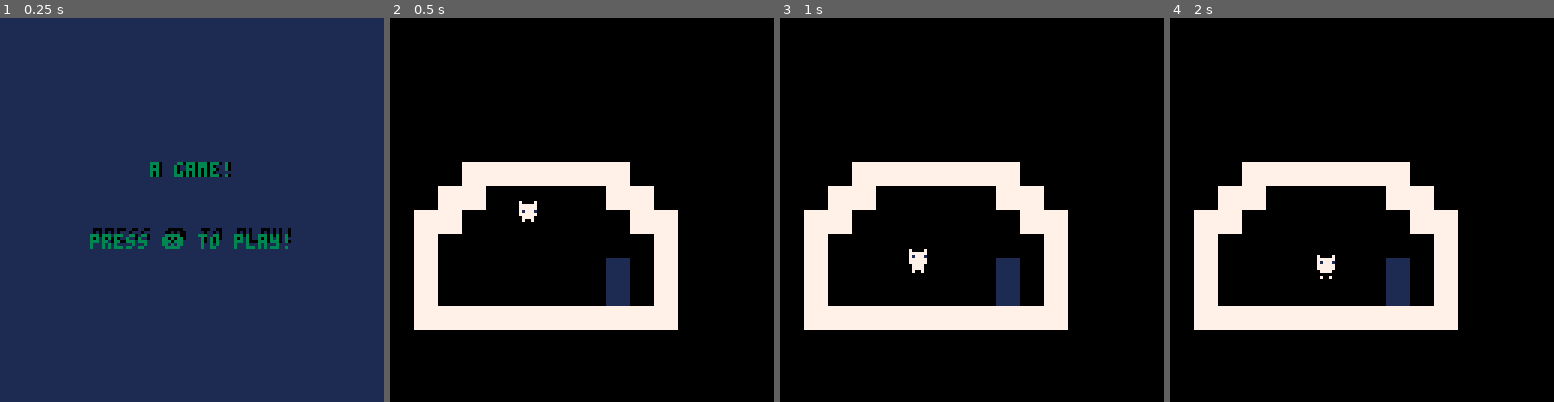
Above: before the commit, frames 1-4 (left to right).
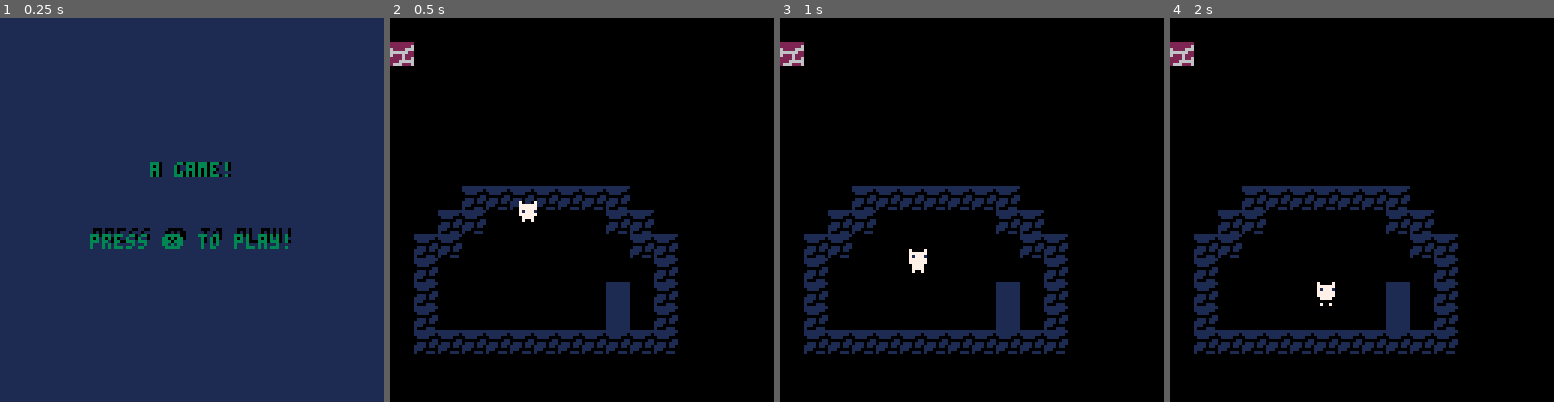
Above: after the commit, the same moments.

Repository: aadhyap/GBJam14
Game: PICO-8 cartridge platformer-game.p8
Same seed, same stepped clock (60 frames per second), same inputs: the game is played once before the commit and once after it.
Inputs:
- Up to frame 1 (0.25 s): no input
- Up to frame 2 (0.5 s): tap X (X key) at 0.33 s
- Up to frame 3 (1 s): tap O (Z key) at 0.7 s
- Up to frame 4 (2 s): tap X (X key) at 1.07, 1.85 s; hold Right from 1.6 s (still down); tap O (Z key) at 1.7 s

Frame 1 is identical in both runs. In frame 2, 18% of the frame differs, in the area x 0-75%, y 6-88%; in frame 3, 18%; in frame 4, 19%.

Commit message:
added map data

Diff:
--- a/platformer-game.p8
+++ b/platformer-game.p8
@@ -102,6 +103,20 @@
 	camera(cx,cy)
 	map(map_x,map_y)
 	draw_player()
+	if btnp(❎) then
+		if black ==true then
+		sfx(6)
+			cls(7)
+			black = false
+		else
+			cls(0)
+		end
+	end
+	import_data()
+…(4 lines of a section not shown)…
 	if mode=="levelover" then
 -- draw_levelover() - dont need
 	end
@@ -140,6 +155,7 @@
 	}
 	frame=1
 	gravity = 1.3
+	black = true
 end
 
 function update_player()
@@ -317,6 +335,13 @@
 		mget(x/8, y/8),1
 	)
 end
+
+
+
+--todo:
+--every level:
+-----keep track of cant see ones
+-----keep track of all tiles
 -->8
 --splash screen
 
@@ -347,6 +372,73 @@
  end
 
 end
+-->8
+--level data
+
+llevels = {
+
+-- 16 tokens
+{ "1010101010101010",
+		"1010101010101010",
+		"1010101010101010",
+		"1010101010101010",
+		"1010101010101010",
+		"1010101010101010",
+		"1010101010101010",
+		"1010101010101010",
+		"1010101010101010",
+		"1010101010101010",
+		"1010101010101010",
+		"1010101010101010",
+		"1010101010101010",
+		"1010101010101010",
+		"1010101010101010",
+		"1010101010101010"
+},
+
+-- 1 token
+{
+"1010101010101010#1010101010101010#1010101010101010#1010101010101010#1010101010101010#1010101010101010#1010101010101010#1010101010101010#1010101010101010#1010101010101010#1010101010101010#1010101010101010#1010101010101010#1010101010101010#1010101010101010#1010101010101010"
+}
+
+
+
+}
+-->8
+-- export data (menu option)
+function export_data()
+	local tworld = ""
+ map_size_x = 15
+ map_size_y = 15
+ j = 0
+
+ for i = 0, map_size_x-1 do
+ 	for j = 0, map_size_y-1 do
+ 		tworld = tworld..","..tostr(mget(i,j))
+ 	end
+ end
+
+ printh(tworld,"tmaplvl0.txt",1)
+
+end
+
+
+function import_data()
+	levels1 = "81,0,0,0,0,0,0,0,0,0,0,0,0,0,0,0,0,0,0,0,0,0,0,65,65,65,65,65,0,0,0,0,0,0,0,0,0,65,65,0,0,0,65,0,0,0,0,0,0,0,0,65,65,0,0,0,0,65,0,0,0,0,0,0,0,0,65,0,0,0,0,0,65,0,0,0,0,0,0,0,0,65,0,0,0,0,0,65,0,0,0,0,0,0,0,0,65,0,0,0,0,0,65,0,0,0,0,0,0,0,0,65,0,0,0,0,0,65,0,0,0,0,0,0,0,0,65,0,0,0,0,0,65,0,0,0,0,0,0,0,0,65,65,0,0,66,66,65,0,0,0,0,0,0,0,0,0,65,65,0,0,0,65,0,0,0,0,0,0,0,0,0,0,65,65,65,65,65,0,0,0,0,0,0,0,0,0,0,0,0,0,0,0,0,0,0,0,0,0,0,0,0,0,0,0,0,0,0,0,0,0,0,0,0,0,0,0,0,0,0,0,0,0,0,0"
+	level1 = split(levels1)
+	map_size_x = 15
+	map_size_y = 15
+	num = 0
+
+	for i = 0, map_size_x-1 do
+	 	for j = 0, map_size_y-1 do
+	 		mset(i,j,level1[num])
+	 		num += 1
+	 	end
+	end
+
+end
+
 __gfx__
 00000000000000000700007007000070000000000000000000000000070007000700070000000000000000000000000000000000000000000000000000000000
 00000000070000700777777007777770070000700700007000000000077777700777777000000000000000000000000000000000000000000000000000000000
@@ -380,22 +472,22 @@
 00000000077777700777777007777770077777700777777000000000000000000000000000000000000000000000000000000000000000000000000000000000
 00000000777777777777777707777770071777100077770000000000000000000000000000000000000000000000000000000000000000000000000000000000
 00000000771777177717771707177710007777000070070000000000000000000000000000000000000000000000000000000000000000000000000000000000
-00000000777777771111111122222222000000000000000000000000000000000000000000000000000000000000000000000000000000000000000000000000
-00000000777777771111111122222222000000000000000000000000000000000000000000000000000000000000000000000000000000000000000000000000
-00000000777777771111111122222222000000000000000000000000000000000000000000000000000000000000000000000000000000000000000000000000
-00000000777777771111111122222222000000000000000000000000000000000000000000000000000000000000000000000000000000000000000000000000
-00000000777777771111111122222222000000000000000000000000000000000000000000000000000000000000000000000000000000000000000000000000
-00000000777777771111111122222222000000000000000000000000000000000000000000000000000000000000000000000000000000000000000000000000
-00000000777777771111111122222222000000000000000000000000000000000000000000000000000000000000000000000000000000000000000000000000
-00000000777777771111111122222222000000000000000000000000000000000000000000000000000000000000000000000000000000000000000000000000
-00000000000000000000000000000000000000000000000000000000000000000000000000000000000000000000000000000000000000000000000000000000
-00000000000000000000000000000000000000000000000000000000000000000000000000000000000000000000000000000000000000000000000000000000
-00000000000000000000000000000000000000000000000000000000000000000000000000000000000000000000000000000000000000000000000000000000
-00000000000000000000000000000000000000000000000000000000000000000000000000000000000000000000000000000000000000000000000000000000
-00000000000000000000000000000000000000000000000000000000000000000000000000000000000000000000000000000000000000000000000000000000
-00000000000000000000000000000000000000000000000000000000000000000000000000000000000000000000000000000000000000000000000000000000
-00000000000000000000000000000000000000000000000000000000000000000000000000000000000000000000000000000000000000000000000000000000
-00000000000000000000000000000000000000000000000000000000000000000000000000000000000000000000000000000000000000000000000000000000
+00000000111111111111111122222222000000000000000000000000000000000000000000000000000000000000000000000000000000000000000000000000
+00000000111111101111111122222222000000000000000000000000000000000000000000000000000000000000000000000000000000000000000000000000
+00000000011110001111111122222222000000000000000000000000000000000000000000000000000000000000000000000000000000000000000000000000
+00000000000000111111111122222222000000000000000000000000000000000000000000000000000000000000000000000000000000000000000000000000
+00000000011101111111111122222222000000000000000000000000000000000000000000000000000000000000000000000000000000000000000000000000
+00000000111101101111111122222222000000000000000000000000000000000000000000000000000000000000000000000000000000000000000000000000
+00000000111000001111111122222222000000000000000000000000000000000000000000000000000000000000000000000000000000000000000000000000
+00000000100011101111111122222222000000000000000000000000000000000000000000000000000000000000000000000000000000000000000000000000
+00000000222222220000000000000000000000000000000000000000000000000000000000000000000000000000000000000000000000000000000000000000
+00000000222222260000000000000000000000000000000000000000000000000000000000000000000000000000000000000000000000000000000000000000
+00000000622226660000000000000000000000000000000000000000000000000000000000000000000000000000000000000000000000000000000000000000
+00000000666666220000000000000000000000000000000000000000000000000000000000000000000000000000000000000000000000000000000000000000
+00000000622262220000000000000000000000000000000000000000000000000000000000000000000000000000000000000000000000000000000000000000
+00000000222262260000000000000000000000000000000000000000000000000000000000000000000000000000000000000000000000000000000000000000
+00000000222666660000000000000000000000000000000000000000000000000000000000000000000000000000000000000000000000000000000000000000
+00000000266622260000000000000000000000000000000000000000000000000000000000000000000000000000000000000000000000000000000000000000
 00000000000000000000000000000000000000000000000000000000000000000000000000000000000000000000000000000000000000000000000000000000
 00000000000000000000000000000000000000000000000000000000000000000000000000000000000000000000000000000000000000000000000000000000
 00000000000000000000000000000000000000000000000000000000000000000000000000000000000000000000000000000000000000000000000000000000
@@ -468,7 +560,7 @@
 00000000000000000000000000000000000000000000000000000000000000000000000000000000000000000000000000000000000000000000000000000000
 00000000000000000000000000000000000000000000000000000000000000000000000001000000000000000000000000000000000000000000000000000000
 __gff__
-0000000000000000000000000000000000000000000000000000000000000000000000000000000000000000000000000000000000000000000000000000000000010205050000000000000000000000000000000000000000000000000000000000000000000000000000000000000000000000000000000000000000000000
+0000000000000000000000000000000000000000000000000000000000000000000000000000000000000000000000000000000000000000000000000000000000010205050000000000000000000000000300000000000000000000000000000000000000000000000000000000000000000000000000000000000000000000
 0000000000000000000000000000000000000000000000000000000000000000000000000000000000000000000000000000000000000000000000000000000000000000000000000000000000000000000000000000000000000000000000000000000000000000000000000000000000000000000000000000000000000000
 __map__
 0000000000000000000000000000000000000000000000000000000000000000000000000000000000000000000000000000000000000000000000000000000000000000000000000000000000000000000000000000000000000000000000000000000000000000000000000000000000000000000000000000000000000000
@@ -477,23 +569,23 @@
 0000000000000000000000000000000000000000000000000000000000000000000000000000000000000000000000000000000000000000000000000000000000000000000000000000000000000000000000000000000000000000000000000000000000000000000000000000000000000000000000000000000000000000
 0000000000000000000000000000000000000000000000000000000000000000000000000000000000000000000000000000000000000000000000000000000000000000000000000000000000000000000000000000000000000000000000000000000000000000000000000000000000000000000000000000000000000000
 0000000000000000000000000000000000000000000000000000000000000000000000000000000000000000000000000000000000000000000000000000000000000000000000000000000000000000000000000000000000000000000000000000000000000000000000000000000000000000000000000000000000000000
-0000004141414141414100000000000000000000000000000000000000000000000000000000000000000000000000000000000000000000000000000000000000000000000000000000000000000000000000000000000000000000000000000000000000000000000000000000000000000000000000000000000000000000
-0000414100000000004141000000000000000000000000000000000000000000000000000000000000000000000000000000000000000000000000000000000000000000000000000000000000000000000000000000000000000000000000000000000000000000000000000000000000000000000000000000000000000000
-0041410000000000000041410000000000000000000000000000000000000000004200000000000000000000000000000000000000000000000000000000000000000000000000000000000000000000000000000000000000000000000000000000000000000000000000000000000000000000000000000000000000000000
-0041000000000000000000410000000000000000000000000000000000000000004200000000000000000000000000000000000000000000000000000000000000000000000000000000000000000000000000000000000000000000000000000000000000000000000000000000000000000000000000000000000000000000
-0041000000000000004200410000000000000000000000000000000000414141414100000000000000000000000000000000000000000000000000000000000000000000000000000000000000000000000000000000000000000000000000000000000000000000000000000000000000000000000000000000000000000000
-0041000000000000004200410000000000000000000000000000000044000000000000000000000000000000000000000000000000000000000000000000000000000000000000000000000000000000000000000000000000000000000000000000000000000000000000000000000000000000000000000000000000000000
-0041414141414141414141410000000000000000004144444444414100000000000000000000000000000000000000000000000000000000000000000000000000000000000000000000000000000000000000000000000000000000000000000000000000000000000000000000000000000000000000000000000000000000
-…(13 lines of a section not shown)…
+0000000000000000000000000000000000000000000000000000000000000000000000000000000000000000000000000000000000000000000000000000000000000000000000000000000000000000000000000000000000000000000000000000000000000000000000000000000000000000000000000000000000000000
+0000000000000000000000000000000000000000000000000000000000000000000000000000000000000000000000000000000000000000000000000000000000000000000000000000000000000000000000000000000000000000000000000000000000000000000000000000000000000000000000000000000000000000
+0000000000000000000000000000000000000000000000000000000000000000004200000000000000000000000000000000000000000000000000000000000000000000000000000000000000000000000000000000000000000000000000000000000000000000000000000000000000000000000000000000000000000000
+0000000000000000000000000000000000000000000000000000000000000000004200000000000000000000000000000000000000000000000000000000000000000000000000000000000000000000000000000000000000000000000000000000000000000000000000000000000000000000000000000000000000000000
+0000000000000000000000000000000000000000000000000000000000414141414100000000000000000000000000000000000000000000000000000000000000000000000000000000000000000000000000000000000000000000000000000000000000000000000000000000000000000000000000000000000000000000
+0000000000000000000000000000000000000000000000000000000044000000000000000000000000000000000000000000000000000000000000000000000000000000000000000000000000000000000000000000000000000000000000000000000000000000000000000000000000000000000000000000000000000000
+0000000000000000000000000000000000000000004100004444414100000000000000000000000000000000000000000000000000000000000000000000000000000000000000000000000000000000000000000000000000000000000000000000000000000000000000000000000000000000000000000000000000000000
+…(13 lines of a section not shown)…
Not shown, added: tmaplvl0.txt
